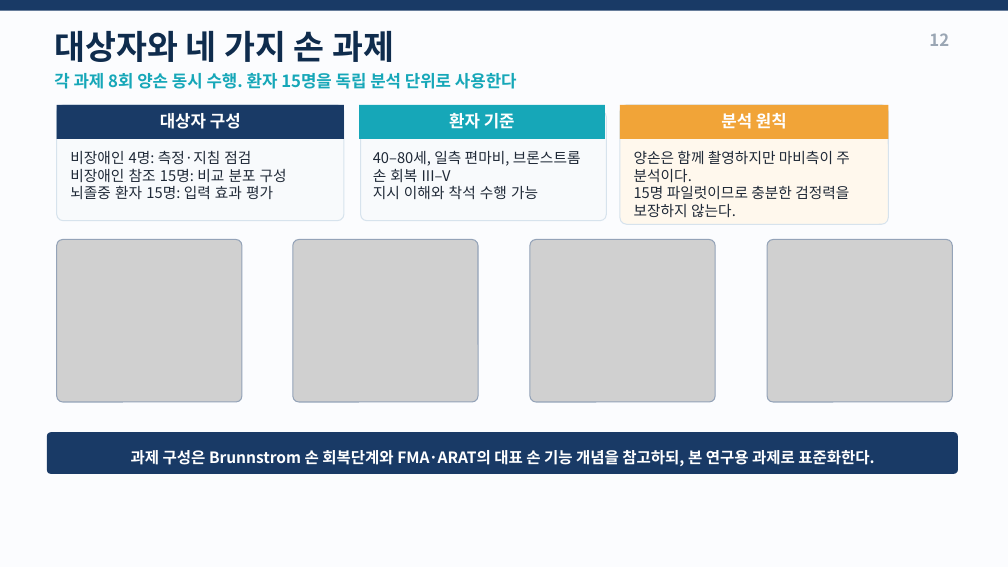
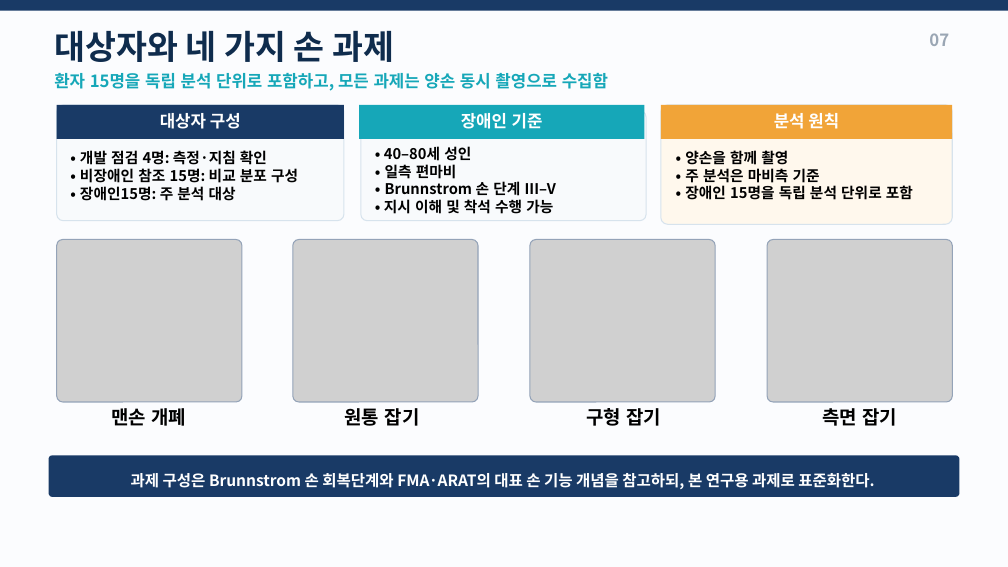
Before and after one commit to passtock/casstone, a slide deck: slide 7 of capstone/손과제_VLM_연구계획_0914.pptx (slide 5 before the commit). Drawn at 1008x567 pixels with LibreOffice and Linux fonts; fonts in the diff are those of the drawing; grey boxes stand for pictures. Boxes give left, top, right and bottom in pixels: in the first picture for what was removed or moved away, otherwise in the second. Text is boxed around its words. In the diff, an @@ line names an element or a change of style, - is before the commit and + after.

```diff
--- a/capstone/손과제_VLM_연구계획_0914.pptx
+++ b/capstone/손과제_VLM_연구계획_0914.pptx
@@ text at (929,33,949,46): text changed @@
-12
+07
@@ text at (54,73,608,91): text changed @@
-각 과제 8회 양손 동시 수행. 환자 15명을 독립 분석 단위로 사용한다
+환자 15명을 독립 분석 단위로 포함하고, 모든 과제는 양손 동시 촬영으로 수집함
@@ rectangle: place and size @@
-rectangle at (359,105,605,139)
+rectangle at (359,105,644,139)
@@ rounded rectangle: place and size @@
-rounded rectangle at (361,110,606,221)
+rounded rectangle at (361,110,646,221)
@@ text at (461,113,543,129): text changed @@
-환자 기준
+장애인 기준
@@ rounded rectangle: place and size @@
-rounded rectangle at (620,105,889,225)
+rounded rectangle at (661,105,953,225)
@@ rectangle: place and size @@
-rectangle at (620,105,889,139)
+rectangle at (661,105,953,139)
@@ text "분석 원칙": place and size @@
-text "분석 원칙" at (721,113,787,129)
+text "분석 원칙" at (774,113,839,129)
@@ text at (384,146,556,214): text changed; text colour #1F2937 to #000000; bold on @@
-40–80세, 일측 편마비, 브론스트롬 손 회복 III–V
-지시 이해와 착석 수행 가능
+• 40–80세 성인
+• 일측 편마비
+• Brunnstrom 손 단계 III–V
+• 지시 이해 및 착석 수행 가능
@@ text at (685,148,913,200): text changed; text colour #1F2937 to #000000; bold on @@
-양손은 함께 촬영하지만 마비측이 주 분석이다.
-15명 파일럿이므로 충분한 검정력을 보장하지 않는다.
+• 양손을 함께 촬영
+• 주 분석은 마비측 기준
+• 장애인 15명을 독립 분석 단위로 포함
@@ text at (80,150,298,201): text changed; text colour #1F2937 to #000000; bold on @@
-비장애인 4명: 측정·지침 점검
-비장애인 참조 15명: 비교 분포 구성
-뇌졸중 환자 15명: 입력 효과 평가
+• 개발 점검 4명: 측정·지침 확인
+• 비장애인 참조 15명: 비교 분포 구성
+• 장애인15명: 주 분석 대상
@@ text added at (111,408,186,426), 18 pt, text #000000, bold @@
+맨손 개폐
@@ text added at (345,408,420,426), 18 pt, text #000000, bold @@
+원통 잡기
@@ text added at (586,408,661,426), 18 pt, text #000000, bold @@
+구형 잡기
@@ text added at (822,408,897,426), 18 pt, text #000000, bold @@
+측면 잡기
@@ rounded rectangle: place and size @@
-rounded rectangle at (47,433,958,474)
+rounded rectangle at (48,455,960,497)
@@ text "과제 구성은 Brunnstrom 손 회복단계와 ...": place and size @@
-text "과제 구성은 Brunnstrom 손 회복단계와 ..." at (131,450,874,466)
+text "과제 구성은 Brunnstrom 손 회복단계와 ..." at (131,473,874,489)
```
Also in this commit, not shown: 5 other slides changed, 4 slides added, 2 slides removed, 4 other files.
